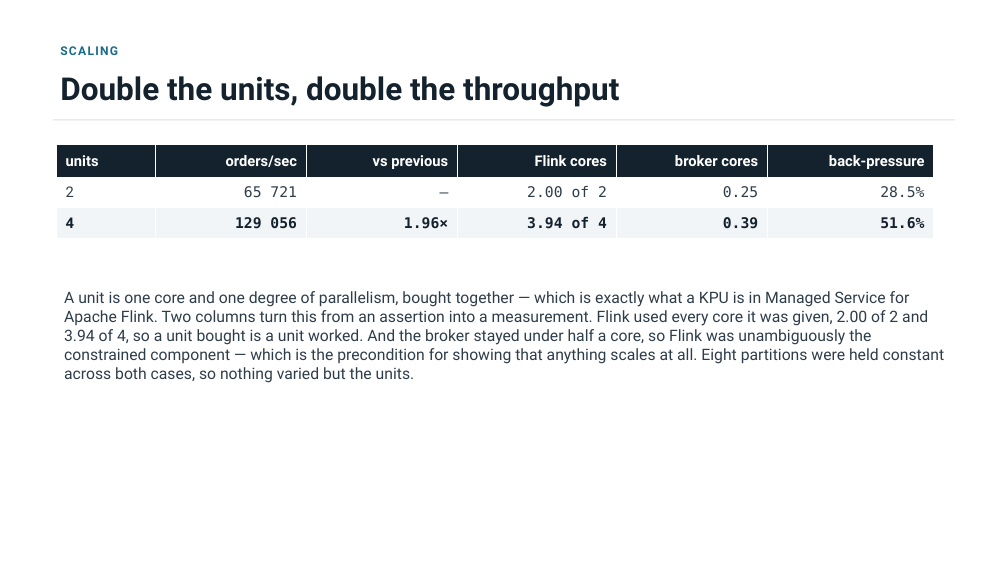
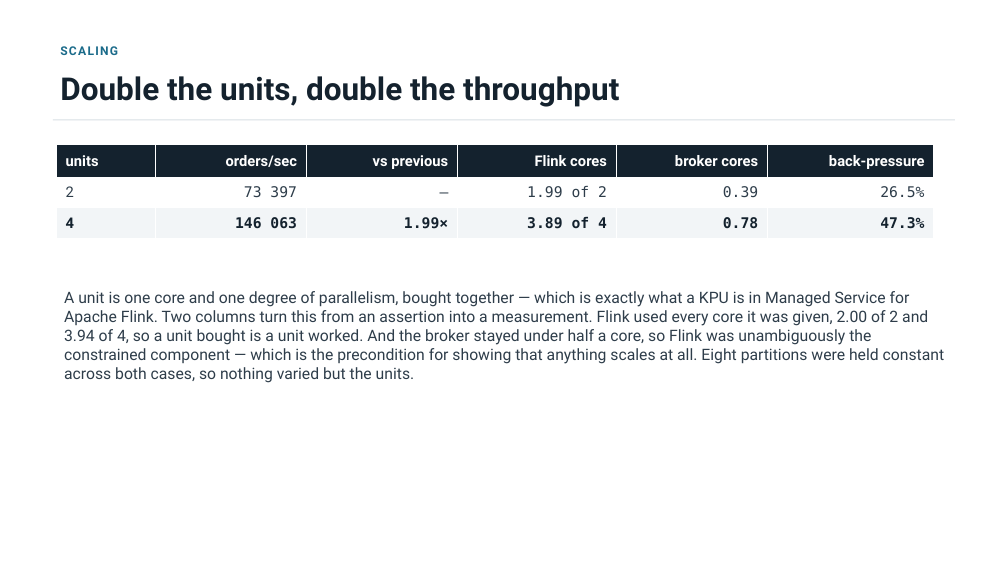
Before and after one commit to jimzucker/flink-training, a slide deck: slide 8 of docs/deck/final-demo-handout.pptx (slide 6 before the commit). Drawn at 1008x567 pixels with LibreOffice and Linux fonts; fonts in the diff are those of the drawing. Boxes give left, top, right and bottom in pixels: in the first picture for what was removed or moved away, otherwise in the second. Text is boxed around its words. In the diff, an @@ line names an element or a change of style, - is before the commit and + after.

```diff
--- a/docs/deck/final-demo-handout.pptx
+++ b/docs/deck/final-demo-handout.pptx
@@ table at <box>57,144,934,238</box> @@
-row 2: 2 | 65 721 | — | 2.00 of 2 | 0.25 | 28.5%
+row 2: 2 | 73 397 | — | 1.99 of 2 | 0.39 | 26.5%
-row 3: 4 | 129 056 | 1.96× | 3.94 of 4 | 0.39 | 51.6%
+row 3: 4 | 146 063 | 1.99× | 3.89 of 4 | 0.78 | 47.3%
```
Also in this commit, not shown: 2 other slides changed, 2 slides added, 14 other files.
